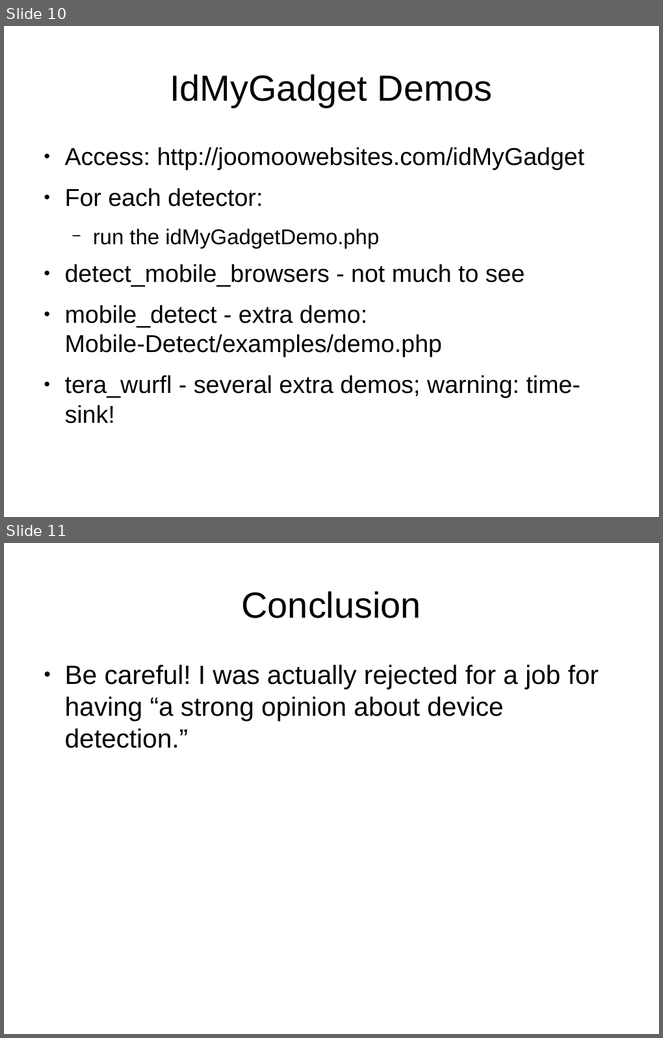
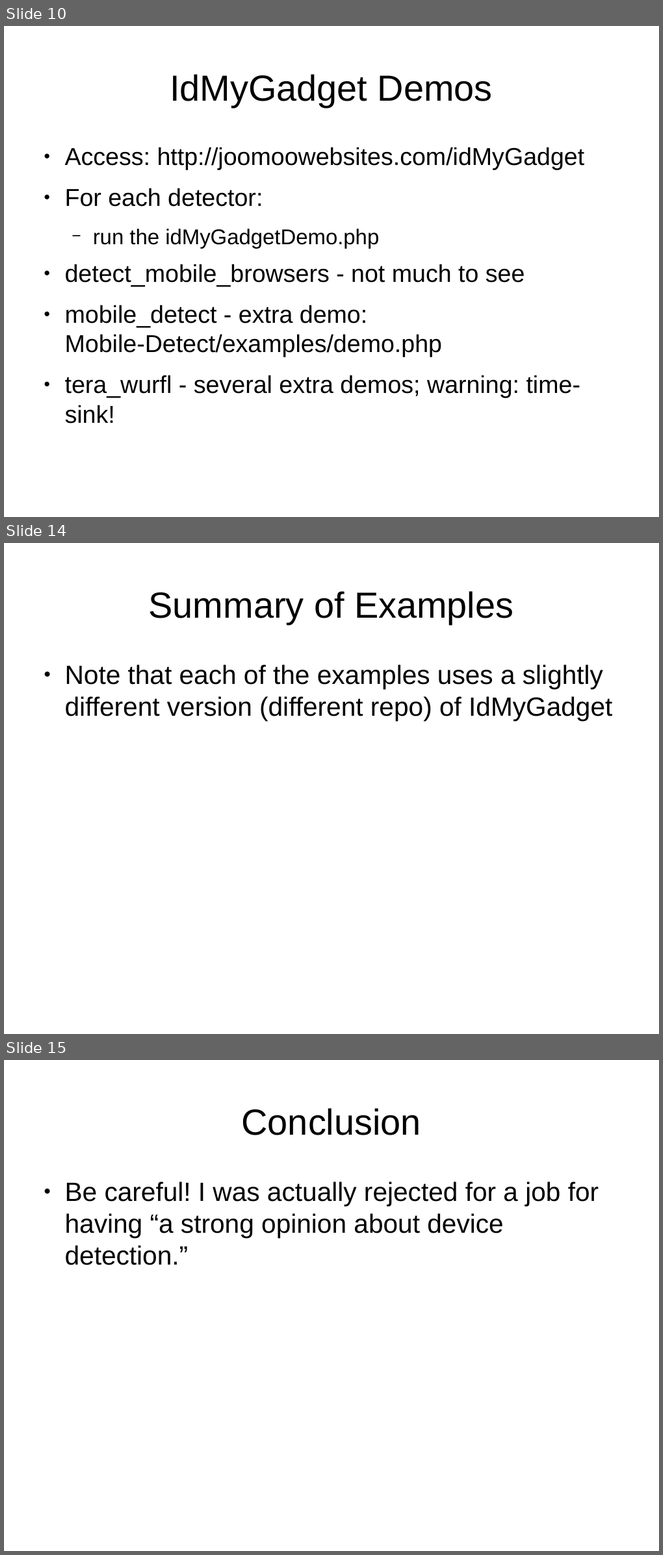
Before and after one commit to tomwhartung/jmws_accoutrements, a slide deck: presentations/2015_08-FRPUG/Device_Detection_PHP.odp. Shown one above the other, each under a label of ours: slides 10 and 11 before the commit, slides 10, 14 and 15 after it; the slides between them are not shown. The pictures are 663x1038 and 663x1555 pixels, drawn with LibreOffice and Linux fonts; fonts in the diff are those of the drawing. Boxes give left, top, right and bottom in pixels: in the first picture for what was removed or moved away, otherwise in the second. Text is boxed around its words. In the diff, an @@ line names an element or a change of style, - is before the commit and + after.

Commit message:
Added three "If Time Permits ..." (Examples) slides.  Seriously I think we are in good shape.

```diff
--- a/presentations/2015_08-FRPUG/Device_Detection_PHP.odp
+++ b/presentations/2015_08-FRPUG/Device_Detection_PHP.odp
@@ slide 14 added at (4, 543, 659, 1034), background #FFFFFF @@
@@ title added at (149, 591, 514, 624), 44 pt, text #000000 @@
+Summary of Examples
@@ text added at (65, 665, 612, 721), 32 pt, text #000000 @@
+● Note that each of the examples uses a slightly different version (different repo) of IdMyGadget
@@ what was slide 11 is now slide 15 @@
```
Also in this commit, not shown: 3 other slides added.
